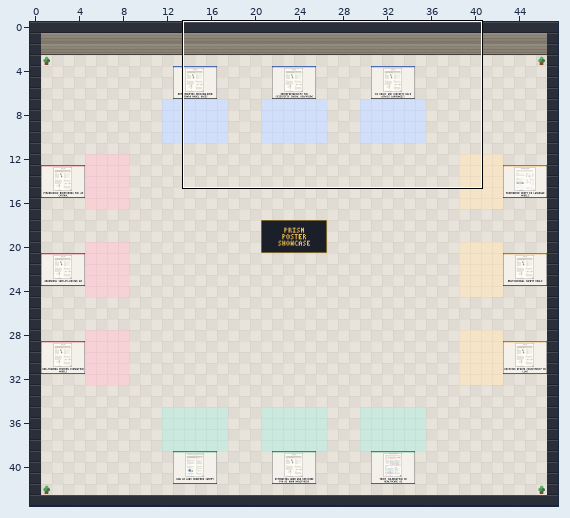
One commit to this Tiled map (JSON): maps/hall.tmj. Above, an overview of the earlier version with the close-up marked.
Close-up. Earlier state:
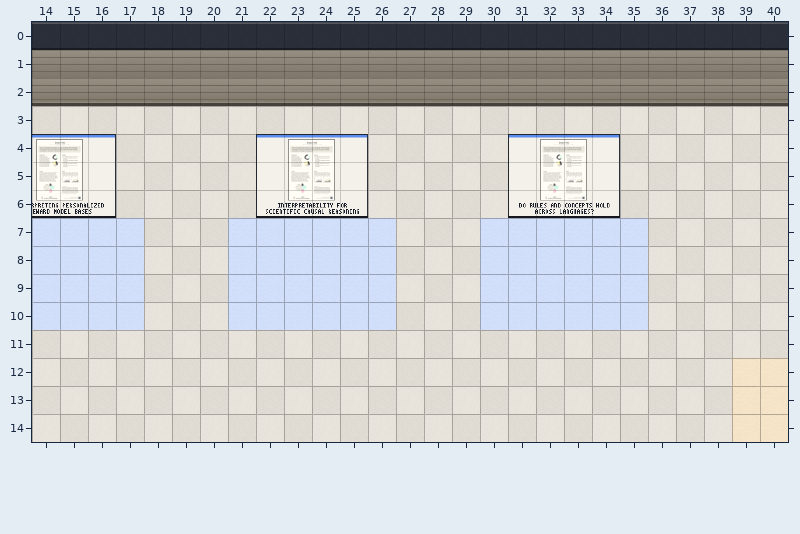
Cells are 32x32 px. Shown: x 14..40, y 0..14. The commit also changed other parts of the map, which this record leaves out.
After:
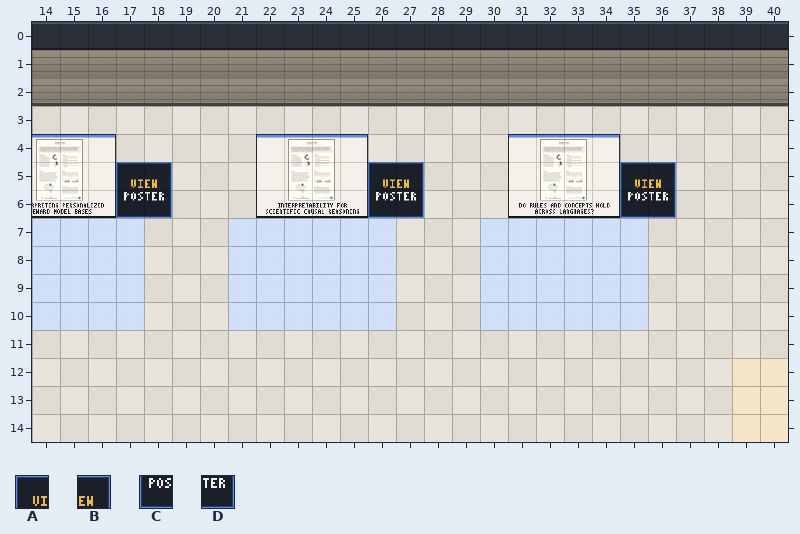
Key: from "prism": A 43, B 44, C 45, D 46.
_ is an empty cell.
From old to new:
Layer "props":
The edit adds tile A in row 5 at x 17, 26 and 35.
The edit adds tile B in row 5 at x 18, 27 and 36.
The edit adds tile C in row 6 at x 17, 26 and 35.
The edit adds tile D in row 6 at x 18, 27 and 36.
